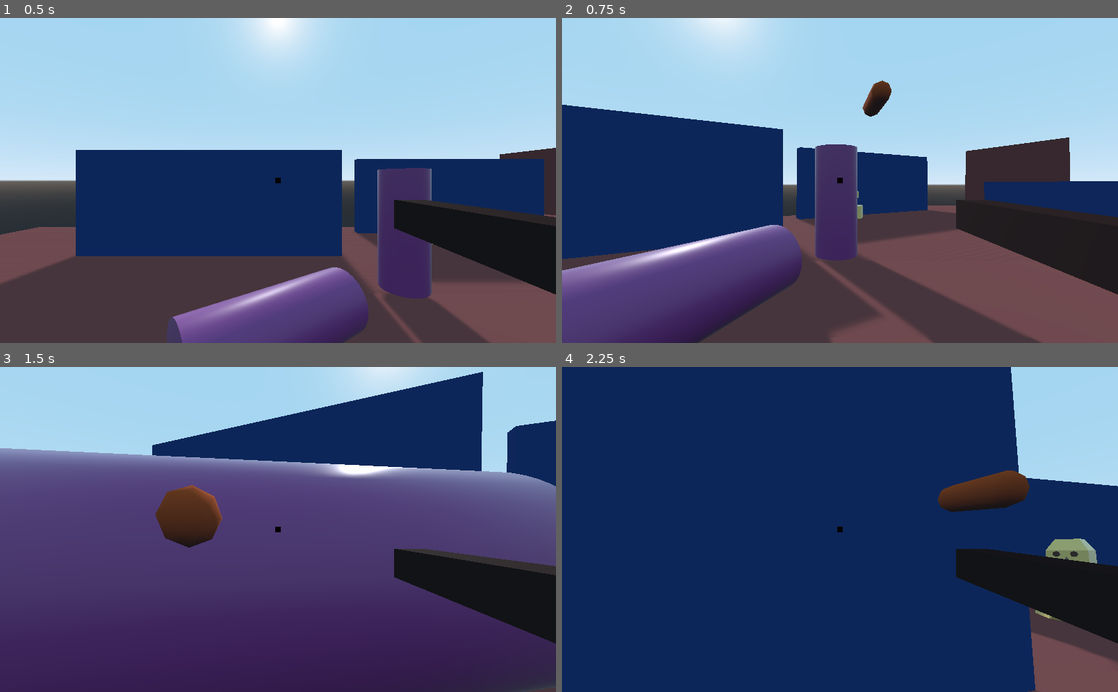
Above: before the commit, frames 1-4 (two rows, left to right).
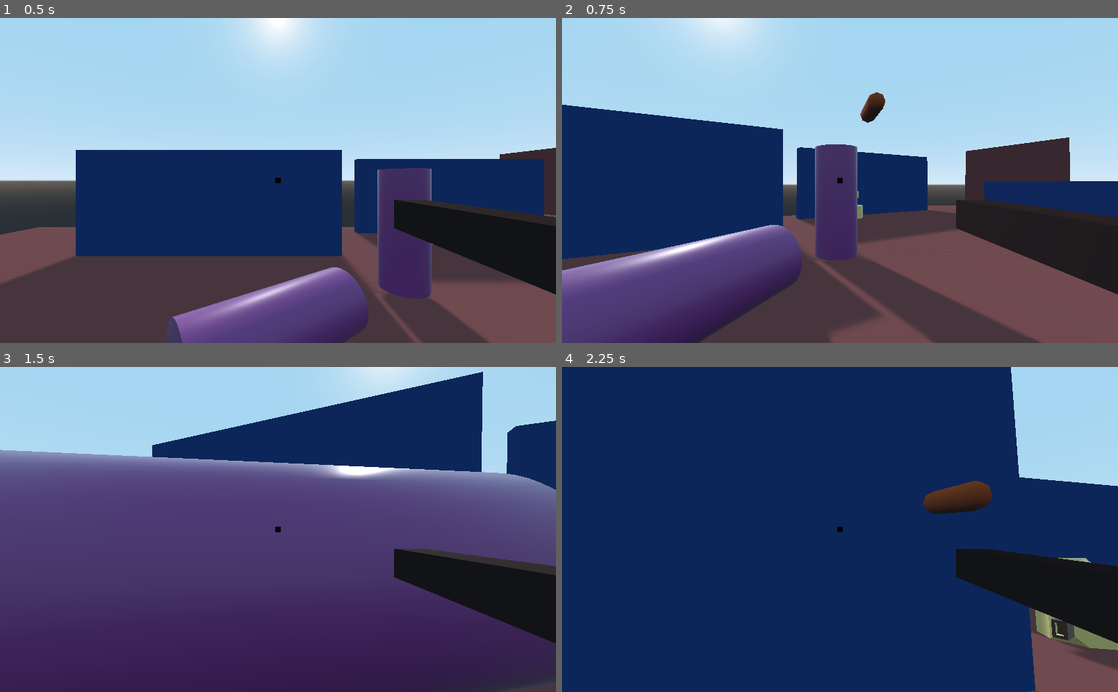
Above: after the commit, the same moments.

Repository: 9JIMIN/fps-game
Game: Godot game, scene res://Main.tscn
The game is run twice, just before and just after one commit, with the same random seed, the same clock (stepped at 60 frames per second) and the same inputs.
Inputs (mouse positions are in pixels of both pictures, inside the frame that each line leads up to):
- Up to frame 1 (0.5 s): no input
- Up to frame 2 (0.75 s): move the mouse to (867, 180) at 0.52 s; hold W (move_forward) from 0.53 s (still down); click (867, 180) at 0.6 s
- Up to frame 3 (1.5 s): keep holding W (move_forward); tap Space (jump) at 0.77 s; move the mouse to (250, 529) at 1.27 s; click (250, 529) at 1.35 s
- Up to frame 4 (2.25 s): keep holding W (move_forward); tap Space (jump) at 1.52 s; move the mouse to (851, 523) at 2.02 s; click (851, 523) at 2.1 s

Frame 1 is identical in both runs. In frame 2, 0.3% of the frame differs, in the area x 53-60%, y 19-33%; in frame 3, 2.2%; in frame 4, 2.3%, in the area x 64-100%, y 31-93%.

Commit message:
Improve AI Enemy

Diff:
--- a/enemy/Enemy.gd
+++ b/enemy/Enemy.gd
@@ -10,11 +10,15 @@
 var state = IDLE
 const TURN_SPEED = 2
 const MOVE_SPEED = 5
+const GRAVITY = 20
+var gravity_vec = Vector3()
+var movement = Vector3()
 
-
-onready var rayCast = $RayCast
+onready var aim = $AimCast
 onready var eyes = $Eyes
+onready var muzzle = $Muzzle
 onready var shoot_timer = $ShootTimer
+onready var bullet = preload("res://assets/Bullet.tscn")
 
 func _ready():
 	pass
@@ -26,16 +30,25 @@
 		shoot_timer.start()
 
 func _on_Timer_timeout():
-	if rayCast.is_colliding():
-		var hit = rayCast.get_collider()
+	if aim.is_colliding():
+		var hit = aim.get_collider()
 		if hit.is_in_group("Player"):
-			print("Hit!!")
+			var b = bullet.instance()
+			muzzle.add_child(b)
+			b.look_at(aim.get_collision_point(), Vector3.UP)
+			b.shoot = true
+func _physics_process(delta):
+	if not is_on_floor():
+		gravity_vec += Vector3.DOWN * GRAVITY * delta
+	else:
+		gravity_vec = -get_floor_normal()
 
-func _process(delta):
+	if state == ALERT:
+		eyes.look_at(target.translation, Vector3.UP)
+		rotate_y(deg2rad(eyes.rotation.y * TURN_SPEED))
+		movement = -transform.basis.z * MOVE_SPEED
+		movement.y = gravity_vec.y
+		movement = move_and_slide(movement, Vector3.UP)
 
 	if health <= 0:
 		queue_free()
-	if state == ALERT:
-		eyes.look_at(target.translation, Vector3.UP)
-		rotate_y(deg2rad(eyes.rotation.y * TURN_SPEED))
-		move_and_slide(-transform.basis.z * MOVE_SPEED)
--- a/enemy/Enemy.tscn
+++ b/enemy/Enemy.tscn
@@ -61,8 +61,8 @@
 "vertex_count": 96
 }
 
-[sub_resource type="CylinderShape" id=6]
-radius = 2.0
+[sub_resource type="CylinderShape" id=4]
+radius = 1.5
 height = 5.0
 
 [sub_resource type="SphereShape" id=5]
@@ -92,9 +92,9 @@
 
 [node name="CollisionShape" type="CollisionShape" parent="."]
 transform = Transform( -1, 0, 3.25841e-07, 0, 1, 0, -3.25841e-07, 0, -1, 0, 1.5, 0 )
-shape = SubResource( 6 )
+shape = SubResource( 4 )
 
-[node name="RayCast" type="RayCast" parent="."]
+[node name="AimCast" type="RayCast" parent="."]
 enabled = true
 cast_to = Vector3( 0, 0, -30 )
 
@@ -105,7 +105,9 @@
 
 [node name="Eyes" type="Spatial" parent="."]
 
+[node name="Muzzle" type="Spatial" parent="."]
+transform = Transform( 1, 0, 0, 0, 1, 0, 0, 0, 1, 0, 0, -2.88664 )
+
 [node name="ShootTimer" type="Timer" parent="."]
 [connection signal="body_entered" from="SightRange" to="." method="_on_SightRange_body_entered"]
-[connection signal="body_exited" from="SightRange" to="." method="_on_SightRange_body_exited"]
 [connection signal="timeout" from="ShootTimer" to="." method="_on_Timer_timeout"]
--- a/player/Player.gd
+++ b/player/Player.gd
@@ -9,11 +9,9 @@
 
 # acceleration
 var h_acc = 6
-var air_acc = 1
+var air_acc = 1 # 공중에서 가속도
 var normal_acc = 6
 var gravity = 20
-
-var full_contact = false
 
 var direction = Vector3()
 var h_velocity = Vector3()
@@ -33,34 +31,34 @@
 func _input(event):
 	if event is InputEventMouseMotion:
 		rotate_y(deg2rad(-event.relative.x * mouse_sensitivity))
-		camera.rotate_x(deg2rad(-event.relative.y * mouse_sensitivity))
-		camera.rotation.x = clamp(camera.rotation.x, deg2rad(-70), deg2rad(80))
+		camera.rotate_x(deg2rad(-event.relative.y * mouse_sensitivity)) # x는 오른쪽, y는 아래쪽.
+		camera.rotation.x = clamp(camera.rotation.x, deg2rad(-90), deg2rad(90))
 
 func _physics_process(delta):
 
 	direction = Vector3()
 
-	full_contact = ground_check.is_colliding()
+	# 총알 쏘기
+	if Input.is_action_just_pressed("shoot") and aimcast.is_colliding():
+		var b = bullet.instance()
+		muzzle.add_child(b)
+		b.look_at(aimcast.get_collision_point(), Vector3.UP)
+		b.shoot = true
 
-	if Input.is_action_just_pressed("shoot"):
-		if aimcast.is_colliding():
-			var b = bullet.instance()
-			muzzle.add_child(b)
-			b.look_at(aimcast.get_collision_point(), Vector3.UP)
-			b.shoot = true
-
+	# 공중, 바닥 가속도 설정
 	if not is_on_floor():
 		gravity_vec += Vector3.DOWN * gravity * delta
 		h_acc = air_acc
-	elif is_on_floor() and full_contact:
+	elif is_on_floor() and ground_check.is_colliding():
 		gravity_vec = -get_floor_normal() * gravity
 		h_acc = normal_acc
 	else:
 		gravity_vec = -get_floor_normal()
 		h_acc = normal_acc
+
+	# 플레이어 기본 조작
 	if Input.is_action_just_pressed("jump") and (is_on_floor() or ground_check.is_colliding()):
 		gravity_vec = Vector3.UP * jump
-
 	if Input.is_action_pressed("move_forward"):
 		direction -= transform.basis.z
 	elif Input.is_action_pressed("move_backward"):
@@ -72,8 +70,8 @@
 
 	direction = direction.normalized()
 	h_velocity = lerp(h_velocity, direction * speed, h_acc * delta)
-	movement.z = h_velocity.z + gravity_vec.z
+	movement.z = h_velocity.z + gravity_vec.z # x, z는 수평을 이루는 축.
 	movement.x = h_velocity.x + gravity_vec.x
 	movement.y = gravity_vec.y
 
-	move_and_slide(movement, Vector3.UP)
+	movement = move_and_slide(movement, Vector3.UP)
--- a/player/Player.tscn
+++ b/player/Player.tscn
@@ -20,7 +20,6 @@
 [node name="Player" type="KinematicBody" groups=[
 "Player",
 ]]
-transform = Transform( -1.62921e-07, 0, 1, 0, 1, 0, -1, 0, -1.62921e-07, 0, 0, 0 )
 script = ExtResource( 1 )
 
 [node name="CamRoot" type="Spatial" parent="."]
@@ -52,7 +51,7 @@
 material/0 = SubResource( 2 )
 
 [node name="Muzzle" type="Spatial" parent="CamRoot/Gun"]
-transform = Transform( 1, 0, 0, 0, 1, -7.45058e-08, 0, 1.16415e-09, 1, 0, 0, -1.07021 )
+transform = Transform( 1, -2.64698e-23, 0, 0, 1, -7.45058e-08, 0, 1.16415e-09, 1, 5.96046e-08, 0, -1.6304 )
 
 [node name="Body" type="MeshInstance" parent="."]
 transform = Transform( 1, 0, 0, 0, -1.62921e-07, -1, 0, 1, -1.62921e-07, 0, 0, 0 )
